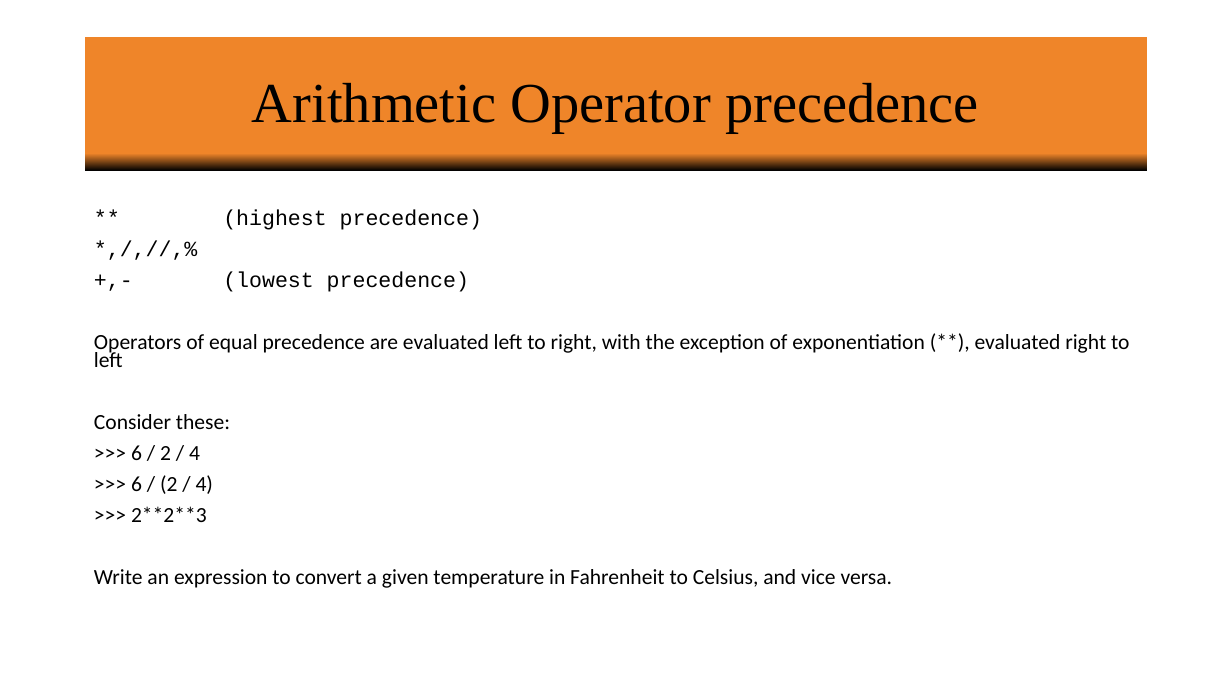
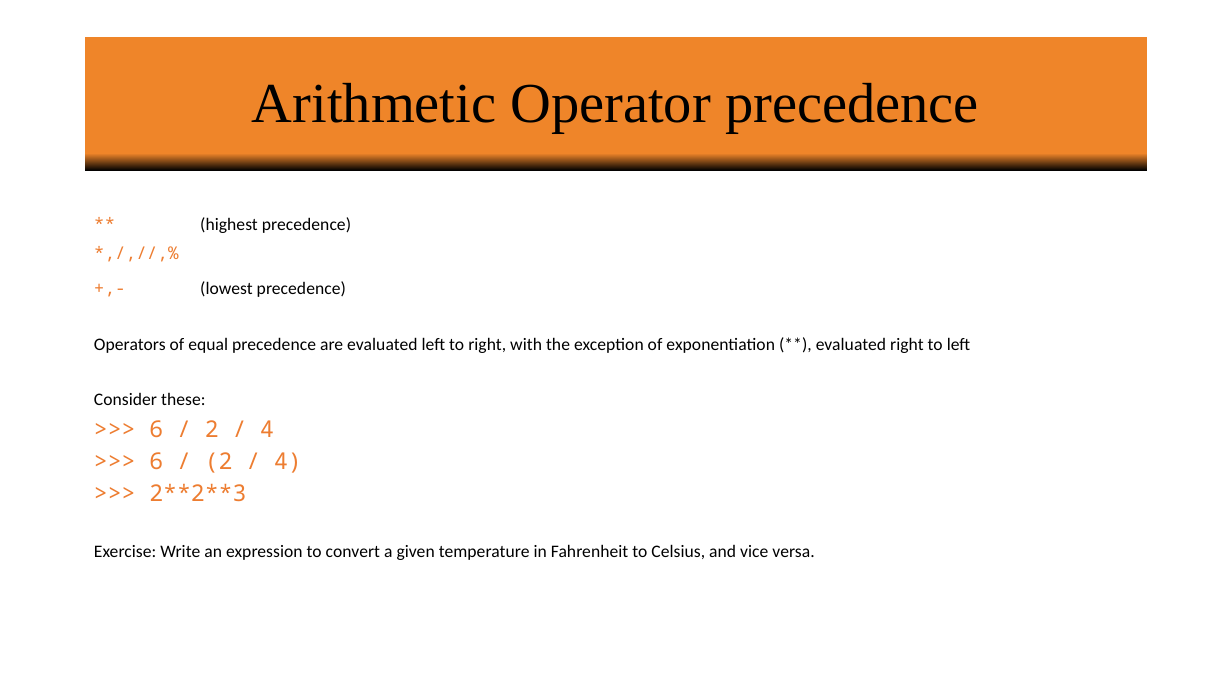
Before and after one commit to vineetbansal/Learning-Python, a slide deck: slide 13 of powerpoint/01 Variables_Operators_Logic_Math.pptx. Drawn at 1232x693 pixels with LibreOffice and Linux fonts; fonts in the diff are those of the drawing; background and template pictures are left out. Boxes give left, top, right and bottom in pixels: in the first picture for what was removed or moved away, otherwise in the second. Text is boxed around its words. In the diff, an @@ line names an element or a change of style, - is before the commit and + after.

```diff
--- a/powerpoint/01 Variables_Operators_Logic_Math.pptx
+++ b/powerpoint/01 Variables_Operators_Logic_Math.pptx
@@ text at (x1=94, y1=217, x2=970, y2=502): size 16.8 to 13.8 pt in "** (highest precedence)", "*,/,//,%", "+,- (lowest precedence)", "Operators of equal precedence are evaluated left ..." and 1 more places; font Courier New to Noto Sans Mono in "**", "*,/,//,%", "+,-"; font Courier New to Calibri in "(highest precedence)", "(lowest precedence)"; text colour #000000 to #ED7D31 in "**", "*,/,//,%", "+,-", ">>> 6 / 2 / 4" and 2 more places; size 16.8 to 18 pt, font Calibri to Noto Sans Mono in ">>> 6 / 2 / 4", ">>> 6 / (2 / 4)", ">>> 2**2**3"; line spacing 0.7 to 1.1 @@
@@ text at (x1=94, y1=544, x2=814, y2=560): text changed; size 16.8 to 13.8 pt @@
-Write an expression to convert a given temperature in Fahrenheit to Celsius, and vice versa.
+Exercise: Write an expression to convert a given temperature in Fahrenheit to Celsius, and vice versa.
```
Also in this commit, not shown: 23 other slides changed, 6 other files.
